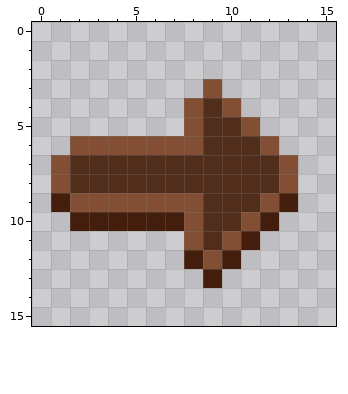
Edited in one commit: pixel-art sprite (Assets/Resources/Sprites/ui/arrow.png). That is the earlier state.
The file is 16x16 pixels.
And afterwards:
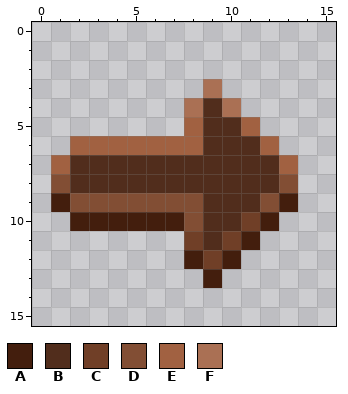
Palette (. is transparent): A #431e0d  B #512d1c  C #703f27  D #824e34  E #a16141  F #aa7054
Change:
Changed rows in their new state; - is an unchanged pixel.
first column x 1:
 3 --------F----
 4 -------F-F---
 5 -------E--E--
 6 -EEEEEEE---E-
 7 E-----------E
10 ----------C--
11 -------C-C---
12 --------C----
Where, in picture pixels (left, top, right, bottom), the same in both pictures:
changed: (51, 79, 298, 269)
